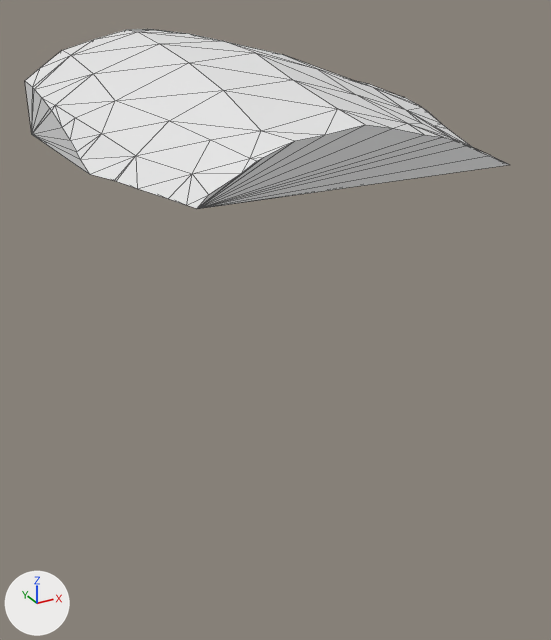
An edit to the glTF model assets/terrain/surface_pieces/surf_1_8.glb, drawn before and after from the same camera.
Camera for both pictures: a 50 mm lens placed at (-107.39, 58.13, -12.96), pointed at (-102.43, 67.13, -17.46). The lights are fixed; the arrows at lower left show +X, +Y and +Z. The older version comes first. Mesh edges are drawn as thin lines. Where no turn or scale is listed for an object, it has been applied to the vertices.

Objects in the first picture: 'geometry_0'.
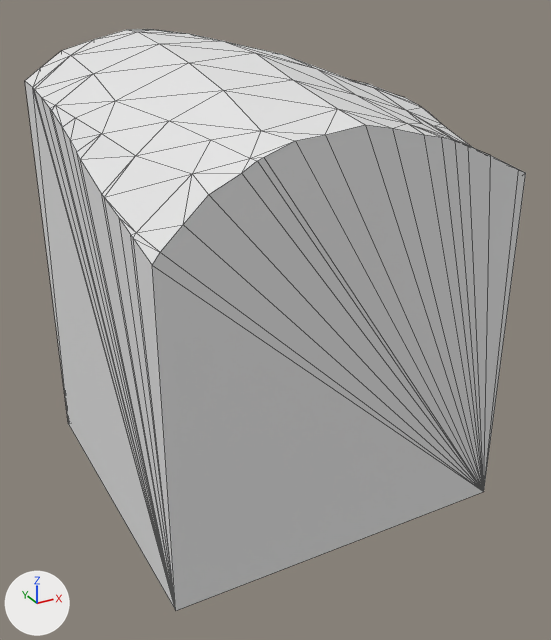
The change in detail:
me_geometry_0 is used by ob_geometry_0; location (0.0, 0.0, 0.0).
me_geometry_0 had 105 vertices, 206 faces and spanned x -105.0..-100.0, y 65.0..70.0, z -15.0..-13.58.
me_geometry_0 now has 108 vertices, 212 faces and spans x -105.0..-100.0, y 65.0..70.0, z -20.0..-13.58.
Part 1, on me_geometry_0:
10 vertices are removed from x -105.0..-100.0, y 65.0..70.0, z -15.0.
77 faces are deleted.
3 vertices move from x -105.0..-100.2, y 65.13..67.0, z -15.0 to x -105.0..-100.0, y 65.0..66.55, z -15.14..-15.07.
13 vertices are added at x -105.0..-100.0, y 65.0..70.0, z -20.0..-15.13.
83 new faces join them.

Location of each change, (x1, y1, x2, y2) in pixels of the pictures (551 x 640 px; the box of a moved part takes in the faces that stretch with it):
'geometry_0', reshaped (222% taller)
    before: (25, 29, 509, 209)
    after: (25, 29, 526, 611)
part 1 of me_geometry_0, moved or reshaped
    before: (28, 86, 509, 209)
    after: (28, 86, 526, 611)
